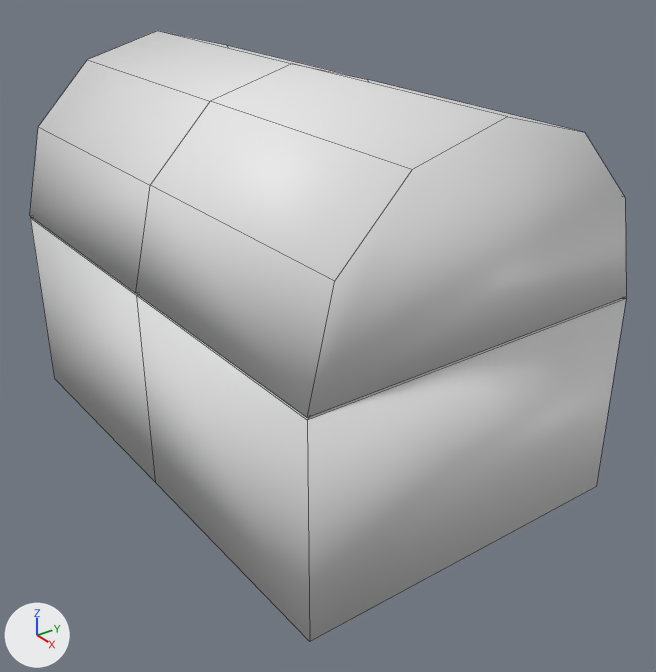
The Blender file models/chest.blend, before and after one commit.
Both versions are drawn from a camera (50 mm lens) standing at (4.062, -2.767, 3.059) and looking at (0.262, 0.039, 0.735). Every picture has the same lights, and +X, +Y and +Z are marked at lower left. Mesh edges are drawn as thin lines.
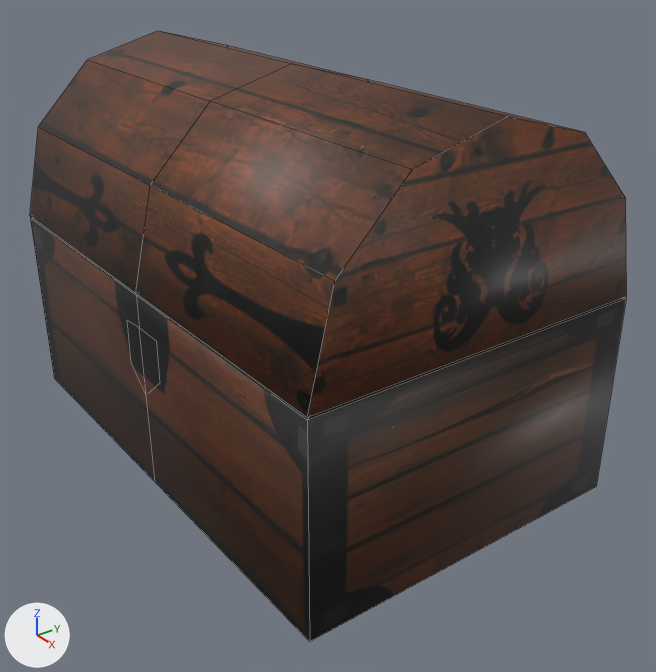
Patch to the scene script:
```diff
--- a/models/chest.blend.py
+++ b/models/chest.blend.py
@@ img_treasure_png @@
+img_treasure_png = load_image('treasure.png', 'Wood textures/treasure.png', 1024, 1024, 'sRGB')
@@ mat_treasure_png @@
+mat_treasure_png = principled_material('treasure.png')
+mat_treasure_png.texture = img_treasure_png
@@ me_cylinder @@
 # used by ob_cylinder; location = (0.0, 0.0, 0.0)
 # verts and faces of me_cylinder; kept vertices keep their numbers, new ones are numbered from 45
 # before: 8 (-1.53, -1.0, 1.17) at pixel (30, 217), 10 (-1.53, -1.0, 0.0) at pixel (54, 378), 31 (1.53, -1.0, 1.17) at pixel (307, 420), 32 (0.0, -1.0, 1.17) at pixel (136, 295), 35 (1.53, -1.0, 0.0) at pixel (309, 641)
 # before: 36 (0.0, -1.0, 0.0) at pixel (155, 482)
-me_cylinder.from_pydata(...)  # 45 vertices, 40 faces; spans x -1.53..1.53, y -1.0..1.0, z 0.0..2.23
+me_cylinder.from_pydata(...)  # 51 vertices, 42 faces; spans x -1.53..1.53, y -1.0..1.0, z 0.0..2.23
+# me_cylinder part 1
+delete_faces([(8, 10, 36, 32), (31, 32, 36, 35)])
+verts[45] = (0.0, -1.0, 0.58)  # pixel (146, 395)
+verts[46] = (0.0, -1.0, 0.98)  # pixel (139, 327)
+verts[47] = (0.2, -1.0, 0.74)  # pixel (160, 382)
+verts[48] = (0.2, -1.0, 0.99)  # pixel (156, 341)
+verts[49] = (-0.16, -1.0, 0.71)  # pixel (131, 362)
+verts[50] = (-0.15, -1.0, 0.97)  # pixel (127, 320)
+faces += [(45, 46, 50, 49), (31, 32, 46, 48, 47, 45, 36, 35), (45, 47, 48, 46), (8, 10, 36, 45, 49, 50, 46, 32)]
+# me_cylinder part 2: 38 faces spanning x -1.53..1.53, y -1.0..1.0, z 0.0..2.23 switch from no material to mat_treasure_png (picture img_treasure_png)
```

Boxes [x1, y1, x2, y2] around the edits, measured in the pictures (656 x 672 px):
part 1 of me_cylinder, built on
    both: [30, 218, 310, 641]
part 2 of me_cylinder, recoloured
    both: [30, 31, 626, 641]
